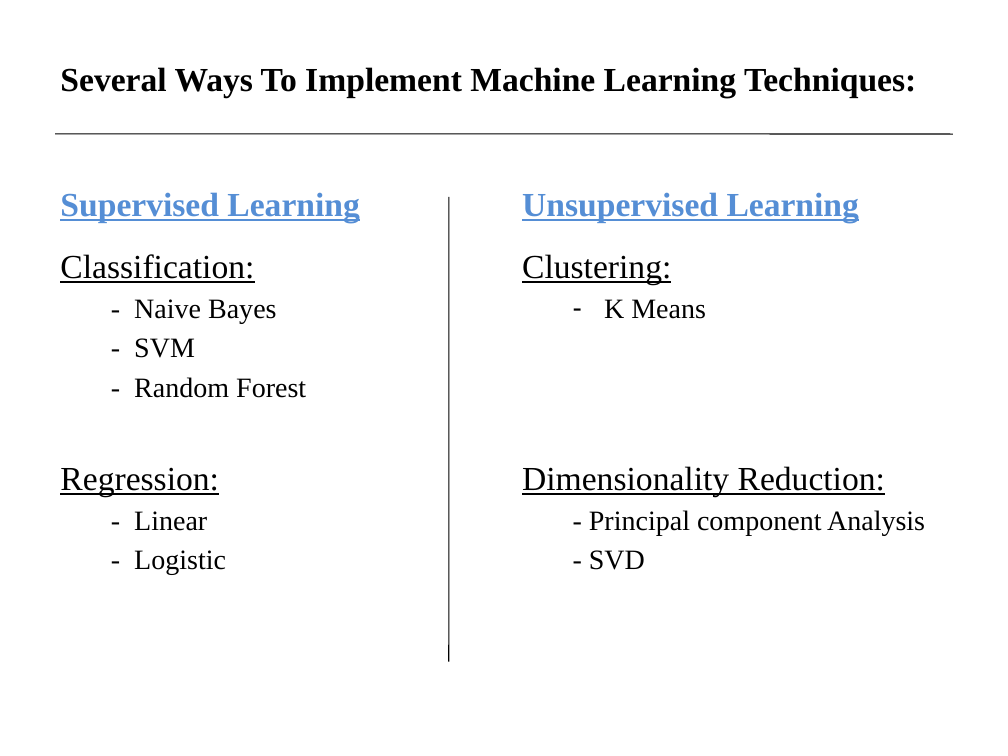
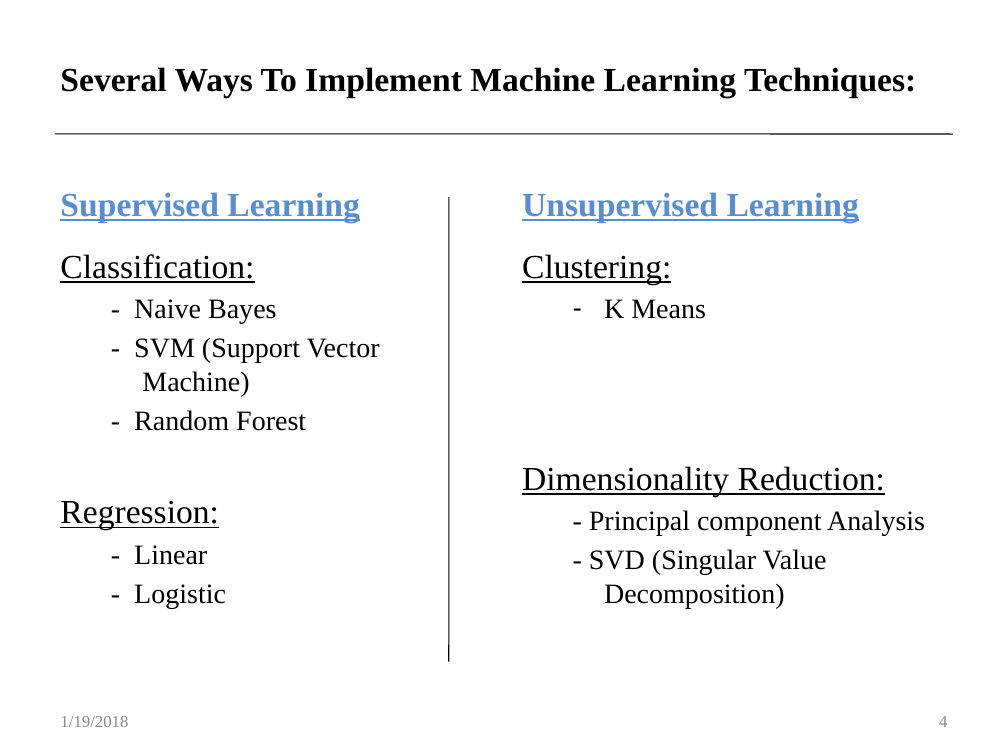
Before and after one commit to Customer-Churn-Prediction/Project-Machine-Learning, a slide deck: slide 4 of Customer Churn Prediction In Telecom Industry.pptx. Drawn at 1008x756 pixels with LibreOffice and Linux fonts; fonts in the diff are those of the drawing. Boxes give left, top, right and bottom in pixels: in the first picture for what was removed or moved away, otherwise in the second. Text is boxed around its words. In the diff, an @@ line names an element or a change of style, - is before the commit and + after.

```diff
--- a/Customer Churn Prediction In Telecom Industry.pptx
+++ b/Customer Churn Prediction In Telecom Industry.pptx
@@ text at box(134, 338, 380, 397): text changed @@
-  - SVM
+  - SVM (Support Vector Machine)
@@ text at box(589, 549, 827, 608): text changed @@
-  - SVD
+  - SVD (Singular Value Decomposition)
@@ text added at box(60, 716, 128, 727), 12 pt, text #8C8C8C @@
+1/19/2018
@@ page number added at box(939, 716, 947, 727), 12 pt, text #8C8C8C @@
+4
```
Also in this commit, not shown: 15 other slides changed, 1 slide added, 1 slide removed.
